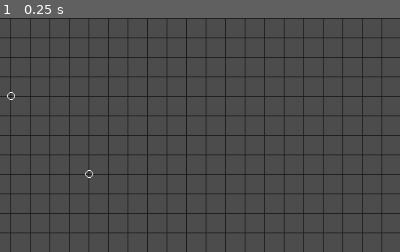
Above: before the commit, frame 1.
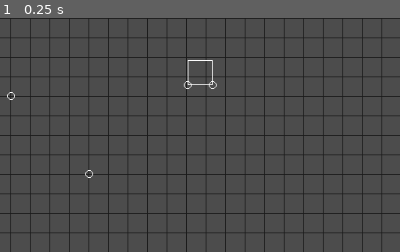
Above: after the commit, the same moment.

Repository: DevelopedAphid/PCBattles
Game: Godot game, scene res://Main.tscn
Two runs of this game, one before a commit and one after it. Both use one fixed random seed, a clock stepped at 60 frames per second and the inputs below.
Inputs:
- Up to frame 1 (0.25 s): no input
The pictures show only the part of the screen within x 8-58%, y 0-50%; the shares and areas given below are measured in that part.

The runs differ from the first frame. In frame 1, 0.2% of the frame differs, in the area x 46-55%, y 17-31%.

Commit message:
Add first component
Heavy WIP - need to generalise termination points so they work for components

Diff:
--- a/45DegLineCreator.gd
+++ b/45DegLineCreator.gd
@@ -10,8 +10,8 @@
 	grid_step = get_parent().grid_size
 
 #TODO: it breaks if you hold down click and move the mouse
-#TODO: you can draw a second line after the first
-#TODO: add component object that has 2 termination points on it
+#TODO: make it so you can draw a second line after the first
+#TODO: generalise termination points (currently only work if they are on Main)
 #TODO: make component objects able to be placed by the player
 
 func _input(event):
--- /dev/null
+++ b/Component.gd
@@ -0,0 +1,18 @@
+extends Node2D
+
+var termination_points = []
+
+#scenes to be able to instance
+export (PackedScene) var LineTermination
+
+func _ready():
+	#set up line terminations
+	var line_termination_1 = LineTermination.instance()
+	add_child(line_termination_1)
+	termination_points.append(Vector2(16,16))
+	line_termination_1.position = termination_points[0]
+
+	var line_termination_2 = LineTermination.instance()
+	add_child(line_termination_2)
+	termination_points.append(Vector2(-16,16))
+	line_termination_2.position = termination_points[1]
--- /dev/null
+++ b/Component.tscn
@@ -0,0 +1,12 @@
+[gd_scene load_steps=4 format=2]
+
+[ext_resource path="res://art/component-square-32_32.png" type="Texture" id=1]
+[ext_resource path="res://Component.gd" type="Script" id=2]
+[ext_resource path="res://LineTermination.tscn" type="PackedScene" id=3]
+
+[node name="Node2D" type="Node2D"]
+script = ExtResource( 2 )
+LineTermination = ExtResource( 3 )
+
+[node name="Sprite" type="Sprite" parent="."]
+texture = ExtResource( 1 )
--- a/Main.tscn
+++ b/Main.tscn
@@ -1,9 +1,10 @@
-[gd_scene load_steps=5 format=2]
+[gd_scene load_steps=6 format=2]
 
 [ext_resource path="res://GridCreator.gd" type="Script" id=1]
 [ext_resource path="res://45DegLineCreator.tscn" type="PackedScene" id=2]
 [ext_resource path="res://Main.gd" type="Script" id=3]
 [ext_resource path="res://LineTermination.tscn" type="PackedScene" id=4]
+[ext_resource path="res://Component.tscn" type="PackedScene" id=5]
 
 [node name="Main" type="Node2D"]
 script = ExtResource( 3 )
@@ -15,3 +16,6 @@
 script = ExtResource( 1 )
 
 [node name="45DegLineCreator" parent="." instance=ExtResource( 2 )]
+
+[node name="Node2D" parent="." instance=ExtResource( 5 )]
+position = Vector2( 342, 70 )
Binary file added: art/component-square-32_32.aseprite
Binary file added: art/component-square-32_32.png
Not shown, added: art/component-square-32_32.png.import
